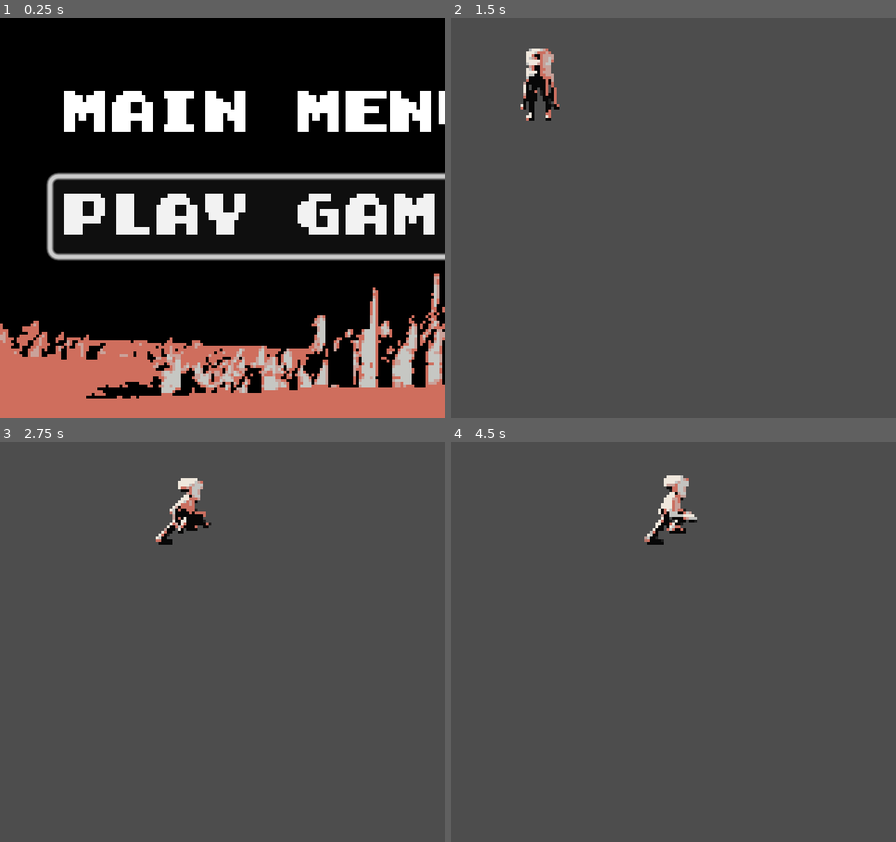
Above: before the commit, frames 1-4 (two rows, left to right).
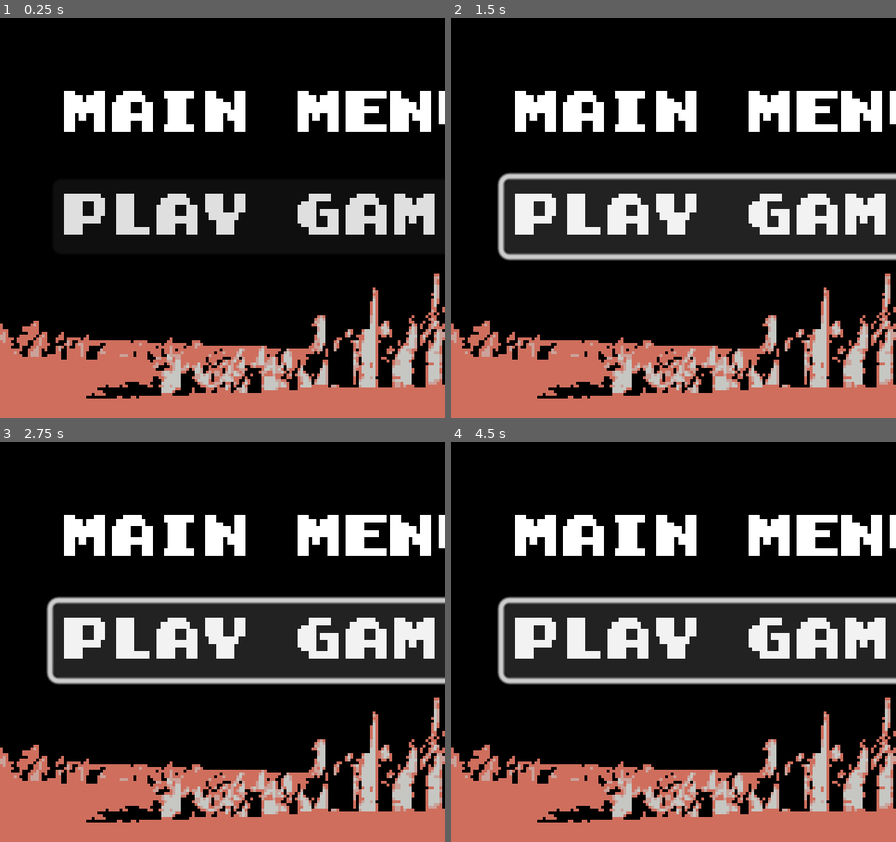
Above: after the commit, the same moments.

Repository: Arsen-PhylJoy/GBJam-11-BCPSW
Game: Godot game, scene res://Menu_System/Scenes/test_navigation_scene.tscn
Same seed, same stepped clock (60 frames per second), same inputs: the game is played once before the commit and once after it. This scene is started directly instead of the project's main scene.
Inputs (mouse positions are in pixels of both pictures, inside the frame that each line leads up to):
- Up to frame 1 (0.25 s): no input
- Up to frame 2 (1.5 s): click "PLAY GAME" at 0.5 s; click (726, 218) at 1.25 s, where only the run after the commit has a clickable "PLAY GAME"
- Up to frame 3 (2.75 s): tap Enter (start) at 2 s; hold Right (dpad_right) from 2.03 s (still down); hold Enter (start) from 2.03 s (still down)
- Up to frame 4 (4.5 s): release Right (dpad_right) at 2.78 s; release Enter (start) at 2.78 s; hold Left (dpad_left) 2.78-3.53 s; tap Enter (start) at 2.85, 4.35 s; hold Enter (start) 3.53-4.28 s; hold Right (dpad_right) from 3.53 s (still down)

The runs differ from the first frame. In frame 1, 3.7% of the frame differs, in the area x 10-100%, y 38-61%; in frame 2, 99%; in frame 3, 99%; in frame 4, 99%, in the area x 0-100%, y 0-100%.

Commit message:
debug console error

Diff:
--- a/Menu_System/Scenes/test_navigation_scene.tscn
+++ b/Menu_System/Scenes/test_navigation_scene.tscn
@@ -1,9 +1,7 @@
-[gd_scene load_steps=3 format=3 uid="uid://cen5irmx0v5j1"]
+[gd_scene load_steps=2 format=3 uid="uid://cen5irmx0v5j1"]
 
 [ext_resource type="PackedScene" uid="uid://updxlsecf8xr" path="res://Menu_System/Scenes/main_menu.tscn" id="1_qaydb"]
-[ext_resource type="Script" path="res://Menu_System/Scripts/test_navigation_scene.gd" id="1_vu5jx"]
 
 [node name="Test Navigation Scene" type="Node"]
-script = ExtResource("1_vu5jx")
 
 [node name="Main Menu" parent="." instance=ExtResource("1_qaydb")]
--- a/Menu_System/Scripts/main_menu.gd
+++ b/Menu_System/Scripts/main_menu.gd
@@ -3,8 +3,7 @@
 signal play_pressed()
 
 func _ready():
-	var playButton = $"VBoxContainer/Play Button"
-	playButton.connect("pressed",self.play_button_pressed)
+	pass
 
 func _process(_delta):
 	pass
@@ -13,5 +12,5 @@
 	if event.is_action_pressed("start"):
 		emit_signal("play_pressed")
 
-func play_button_pressed() -> void:
+func _on_play_button_pressed() -> void:
 	emit_signal("play_pressed")
--- a/Menu_System/Scripts/test_navigation_scene.gd
+++ /dev/null
@@ -1,24 +0,0 @@
-extends Node
-
-const scene = preload("res://Menu_System/Scenes/test_scene.tscn")
-
-
-# Called when the node enters the scene tree for the first time.
-func _ready():
-	var playButton = $"Main Menu/VBoxContainer/Play Button"
-
-	playButton.pressed.connect(self.on_PlayButton_pressed)
-
-	playButton.grab_focus()
-
-
-# Called every frame. 'delta' is the elapsed time since the previous frame.
-func _process(delta):
-	pass
-
-func on_PlayButton_pressed():
-	var instance = scene.instantiate()
-	add_child(instance)
-
-	$"Main Menu".visible = false
-	$"Main Menu".set_process(false)
--- a/scripts/main.gd
+++ b/scripts/main.gd
@@ -53,11 +53,5 @@
 	var level_1_scene = scenes.get_scene_by_name(scene_names[GameScene.LEVEL_1])
 	load_scene(level_1_scene)
 	var level_1_node = get_node(level_1_scene.name)
-	level_1_node.connect("exit_game", self.load_level1_from_pause)
+	level_1_node.connect("exit_game", self.load_menu)
 	level_1_node.connect("defeat", self.load_menu)
-
-func load_level1_from_pause() -> void:
-	print("load level 1 from pause")
-#	remove_scene(level1_string)
-#	load_scene(main_scene, menus_string)
-#	get_node(menus_string).connect("play_pressed",self.load_level1)
